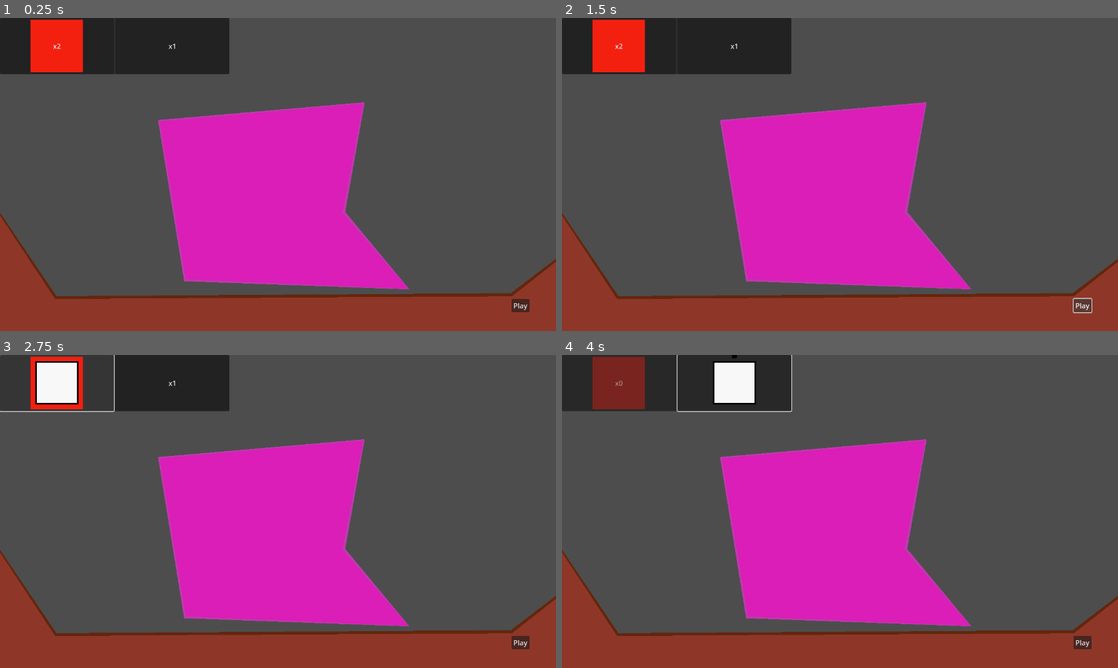
Above: before the commit, frames 1-4 (two rows, left to right).
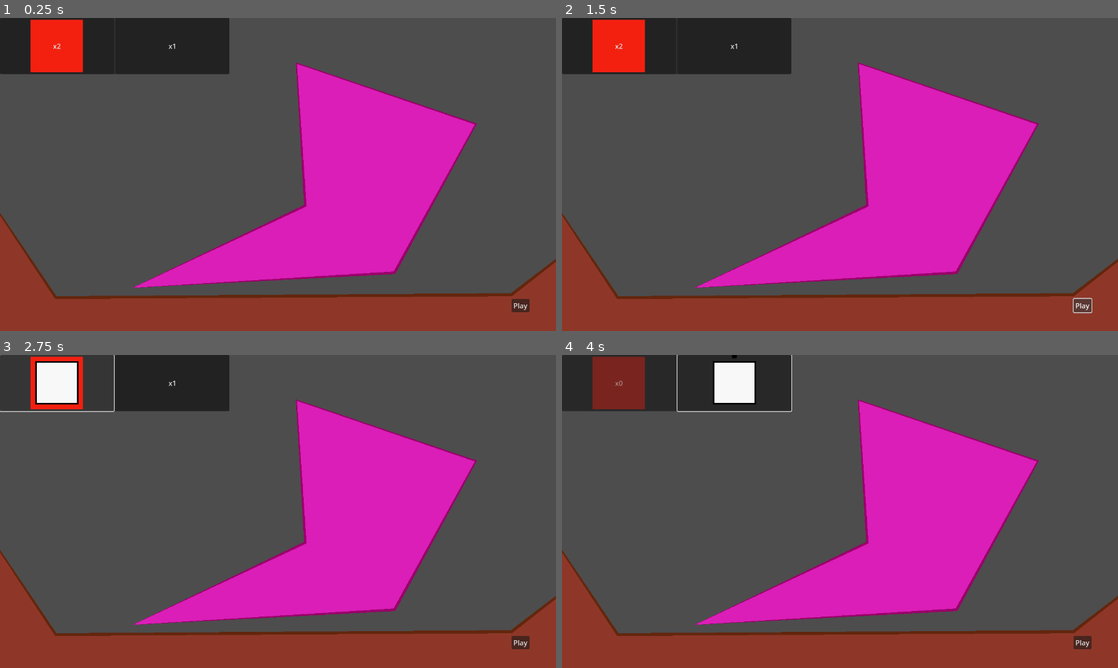
Above: after the commit, the same moments.

Repository: Xiul109/Basic_Principles_of_Autoreplicant_Engineering
Game: Godot game, scene res://main_scene.tscn
Same seed, same stepped clock (60 frames per second), same inputs: the game is played once before the commit and once after it.
Inputs:
- Up to frame 1 (0.25 s): no input
- Up to frame 2 (1.5 s): click "Play" at 0.5 s; click "Play" at 1.25 s
- Up to frame 3 (2.75 s): click "x2" at 2 s
- Up to frame 4 (4 s): click "x1" at 2.75 s; click "x1" at 3.5 s

The runs differ from the first frame. In frame 1, 20% of the frame differs, in the area x 23-86%, y 14-87%; in frame 2, 20%; in frame 3, 20%; in frame 4, 20%.

Commit message:
Deleted useless code

Diff:
--- a/UI/level_interface.gd
+++ b/UI/level_interface.gd
@@ -28,7 +28,6 @@
 	# Setting recovery copy
 	level.base_replicant.mode = Replicant.Mode.PLACED
 	level.base_replicant.hide()
-	level.base_replicant.set_physics_process(false)
 	recovery_position = level.base_replicant.position
 	level.base_replicant.position = Vector2.INF
 	# Hiding unuseful UI
@@ -47,7 +46,6 @@
 	# Cleaning and recovering replicant
 	level.clean_replicants()
 	level.base_replicant.show()
-	level.base_replicant.set_physics_process(true)
 	level.base_replicant.position = recovery_position
 	# Showing again UI
 	$PlayButton.show()
--- a/full_levels/level0.tscn
+++ b/full_levels/level0.tscn
@@ -15,7 +15,7 @@
 n_arrows = 1
 
 [node name="CollisionPolygon2D" parent="building_area" index="1"]
-polygon = PackedVector2Array(368, 241, 428, 604, 940, 626, 788, 451, 836, 200)
+polygon = PackedVector2Array(304, 624, 700, 433, 681, 105, 1098, 246, 910, 592)
 
 [node name="static_obstacle" parent="." index="3" instance=ExtResource("4_ycc6e")]
 
--- a/game_elements/levels/level.tscn
+++ b/game_elements/levels/level.tscn
@@ -19,3 +19,4 @@
 [connection signal="timeout" from="Timer" to="." method="_on_timer_timeout"]
 
 [editable path="building_area"]
+[editable path="building_area/PolygonView"]
